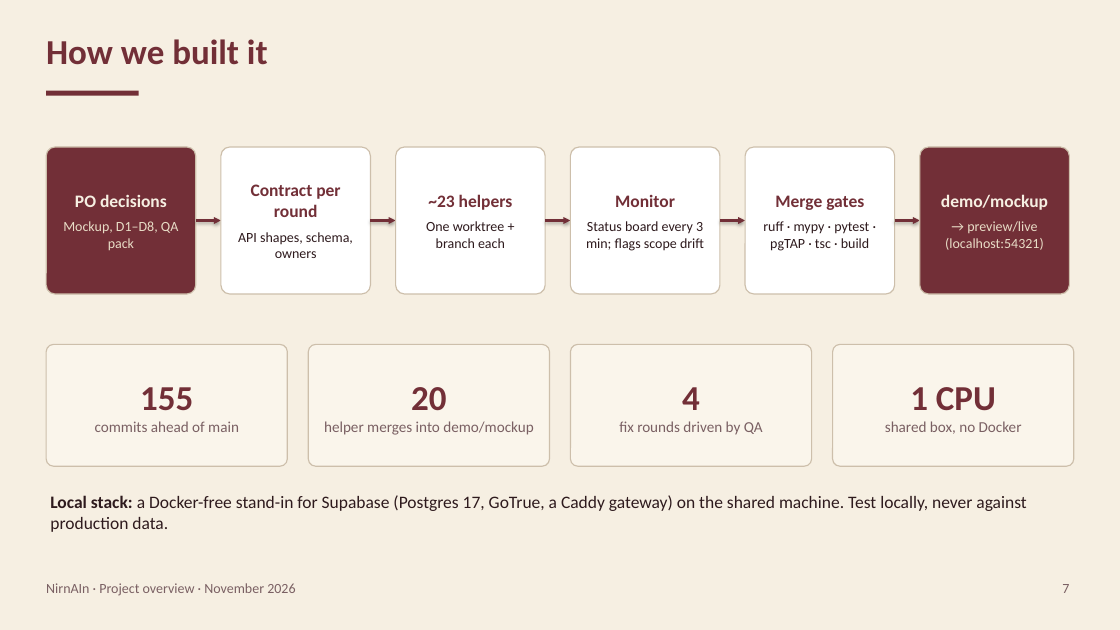
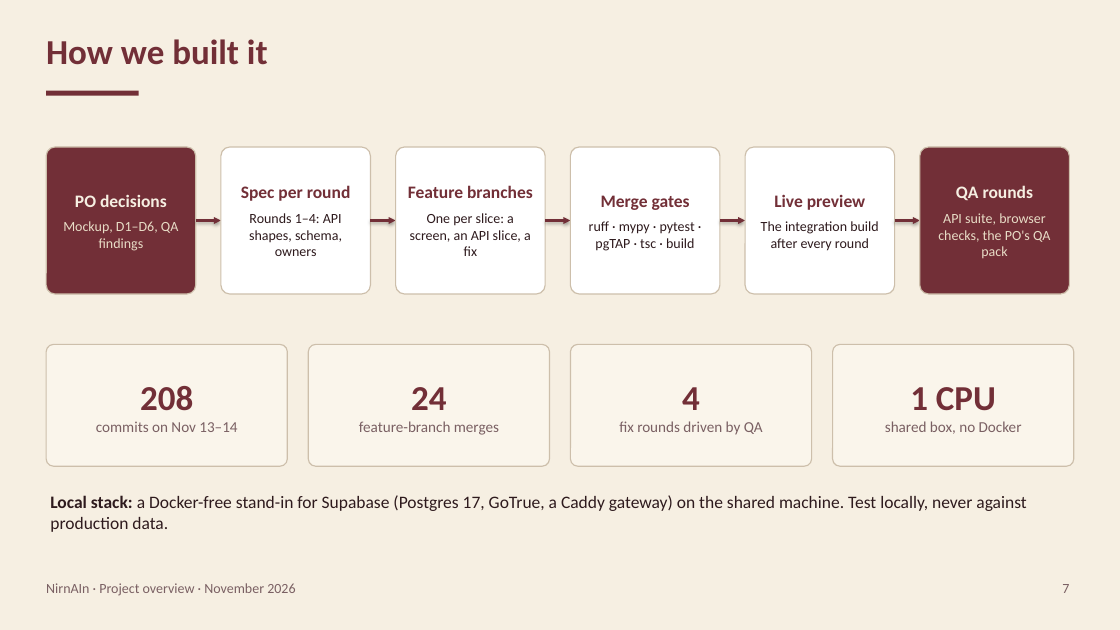
Before and after one commit to Dogiparthi-Sharada/NirnAIn, a slide deck: slide 7 of docs/project/NirnAIn_Project_Overview.pptx. Drawn at 1120x630 pixels with LibreOffice and Linux fonts; fonts in the diff are those of the drawing. Boxes give left, top, right and bottom in pixels: in the first picture for what was removed or moved away, otherwise in the second. Text is boxed around its words. In the diff, an @@ line names an element or a change of style, - is before the commit and + after.

Commit message:
docs: describe the team's process and rebuild the documentation package
Rewrite the package in team terms: written specifications per round,
feature branches merged only when every check passes, PO decisions, QA
rounds with the QA pack, code-standards sweeps and a live preview. The
final report gets a team timeline and an appendix of what is in the
repository; lessons learned keeps the engineering lessons; the GitHub
steps become "How the code is kept on GitHub". Every document now carries
the authors and the BAN 693 course line, and the deck and Word and text
files are rebuilt with their checks passing.

```diff
--- a/docs/project/NirnAIn_Project_Overview.pptx
+++ b/docs/project/NirnAIn_Project_Overview.pptx
@@ text in rounded rectangle at (241,185,351,256): text changed @@
-Contract per round
-API shapes, schema, owners
+Spec per round
+Rounds 1–4: API shapes, schema, owners
@@ text in rounded rectangle at (408,185,533,256): text changed @@
-~23 helpers
-One worktree + branch each
+Feature branches
+One per slice: a screen, an API slice, a fix
@@ text in rounded rectangle at (589,195,695,251): text changed @@
-Monitor
-Status board every 3 min; flags scope drift
+Merge gates
+ruff · mypy · pytest · pgTAP · tsc · build
@@ text in rounded rectangle at (761,194,878,251): text changed @@
-Merge gates
-ruff · mypy · pytest · pgTAP · tsc · build
+Live preview
+The integration build after every round
@@ text in rounded rectangle at (938,185,1050,258): text changed @@
-demo/mockup
-→ preview/live (localhost:54321)
+QA rounds
+API suite, browser checks, the PO's QA pack
@@ text in rounded rectangle at (63,221,178,251): text changed @@
-Mockup, D1–D8, QA pack
+Mockup, D1–D6, QA findings
@@ text in rounded rectangle at (96,386,237,432): text changed @@
-155
-commits ahead of main
+208
+commits on Nov 13–14
@@ text in rounded rectangle at (359,387,499,435): text changed @@
-20
-helper merges into demo/mockup
+24
+feature-branch merges
```
Also in this commit, not shown: 8 other slides changed, 14 other files.
